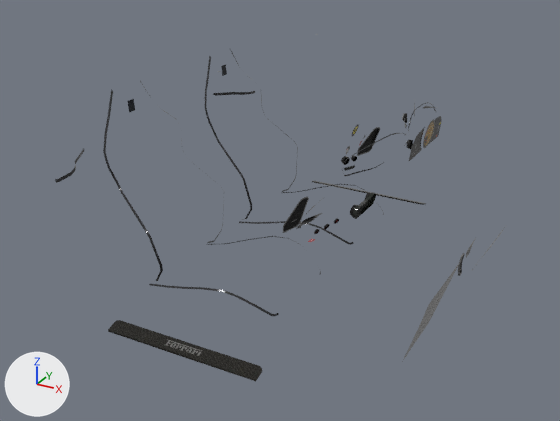
One commit to the glTF model models/f488_int.glb: the scene before it, then after it.
Both versions are drawn from a camera (50 mm lens) standing at (1.61, -2.68, 1.81) and looking at (0.19, -0.1, 0.52). The axes (+X, +Y, +Z) are drawn at lower left. The lights are the same throughout. The picture after the commit comes second. Vertices at exactly the same position are counted once.

Names of what the first picture shows: 'body'.
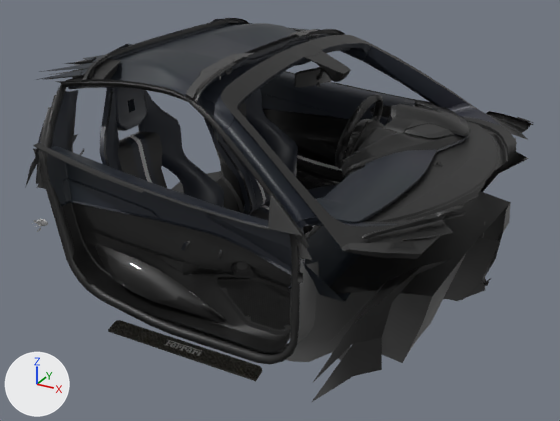
Changed parts and their boxes (x1, y1, x2, y2) in the pictures (560 x 421 px):
'body', reshaped (13% wider, 11% taller)
    before: (55, 34, 505, 381)
    after: (25, 18, 534, 402)
part 1 of me_body, added
    after: (25, 18, 534, 402)

Edits to the bpy script that builds the scene:
```text
Add img_image_11:
    img_image_11 = load_image('Image_11', '_unpacked/Image_11', 128, 128, 'sRGB')
Add img_image_9:
    img_image_9 = load_image('Image_9', '_unpacked/Image_9', 512, 256, 'sRGB')
Add img_image_10:
    img_image_10 = load_image('Image_10', '_unpacked/Image_10', 512, 256, 'Non-Color')
Add img_image_4:
    img_image_4 = load_image('Image_4', '_unpacked/Image_4', 256, 128, 'sRGB')
Add img_image_5:
    img_image_5 = load_image('Image_5', '_unpacked/Image_5', 128, 128, 'sRGB')
Add img_image_6:
    img_image_6 = load_image('Image_6', '_unpacked/Image_6', 256, 256, 'Non-Color')
Add mat_black_carbon:
    mat_black_carbon = principled_material('Black_Carbon')
    mat_black_carbon.texture = img_image_11
    mat_black_carbon.metallic = 0.4
    mat_black_carbon.roughness = 0.48
    mat_black_carbon.coat_weight = 0.352
    mat_black_carbon.coat_roughness = 0.04
Add mat_mat_details_grid_02:
    mat_mat_details_grid_02 = bpy.data.materials.new('MAT_Details_Grid_02')
    # uses the picture img_image_10
    # uses the picture img_image_9
Add mat_mat_details_mat:
    mat_mat_details_mat = principled_material('MAT_Details_MAT')
    mat_mat_details_mat.texture = img_image_4
    mat_mat_details_mat.metallic = 0.0716
    mat_mat_details_mat.roughness = 0.462
Add mat_mat_488_spider_01_carbon:
    mat_mat_488_spider_01_carbon = bpy.data.materials.new('MAT_488_Spider_01_Carbon')
    # uses the picture img_image_5
    # uses the picture img_image_6
Change me_body:
    used by ob_body; location = (0.0, 0.0, 0.0)
    remove me_body.from_pydata(...)  # 1124 vertices, 1288 faces; spans x -0.5..1.0, y -0.85..0.85, z 0.18..1.15
    add me_body.from_pydata(...)  # 13849 vertices, 22154 faces; spans x -0.62..1.06, y -0.95..0.95, z 0.18..1.19
    me_body part 1: 12674 vertices added at x -0.62..1.06, y -0.95..0.95, z 0.18..1.19
    other edits to the shape of me_body do not show in these pictures
    add me_body.materials.append(mat_mat_details_mat)  # picture img_image_4
    add me_body.materials.append(mat_mat_488_spider_01_carbon)
    add me_body.materials.append(mat_mat_details_grid_02)
    add me_body.materials.append(mat_black_carbon)  # picture img_image_11
```
